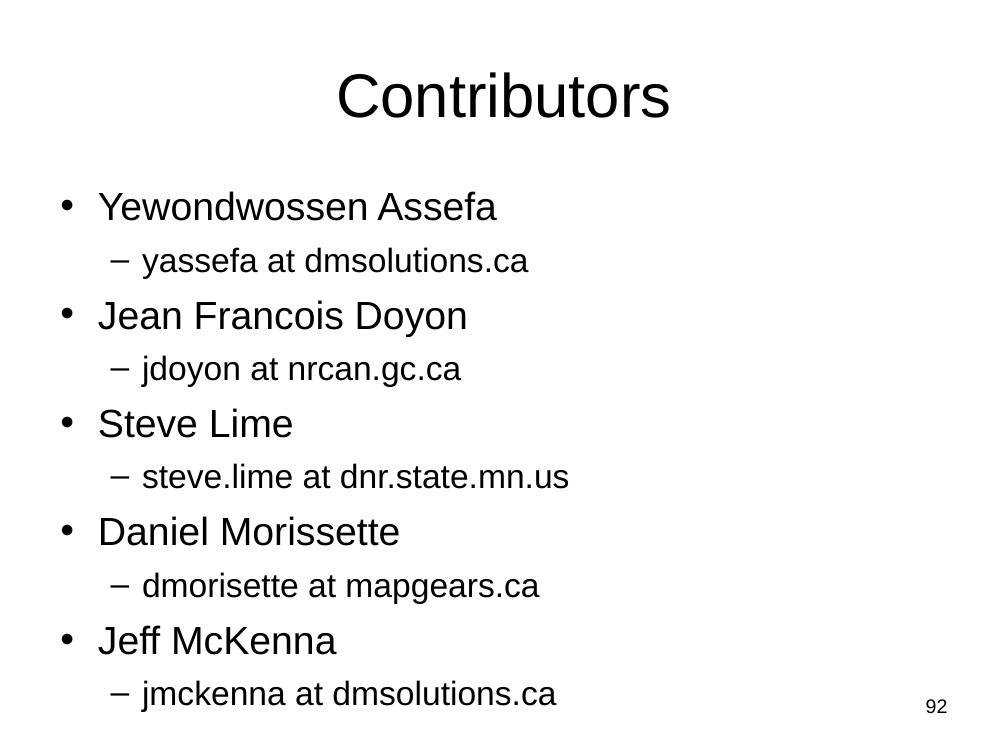
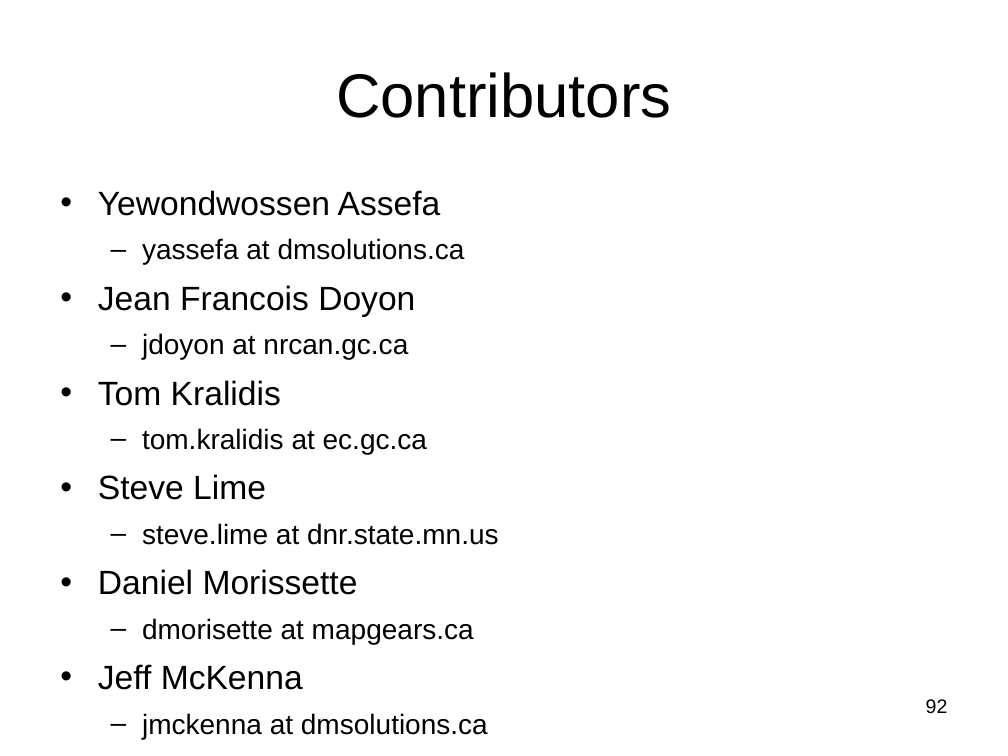
Before and after one commit to MapServer/ms-ogc-workshop, a slide deck: slide 92 of doc/ms_ogc_workshop.ppt. Drawn at 1008x756 pixels with LibreOffice and Linux fonts; fonts in the diff are those of the drawing. Boxes give left, top, right and bottom in pixels: in the first picture for what was removed or moved away, otherwise in the second. Text is boxed around its words. In the diff, an @@ line names an element or a change of style, - is before the commit and + after.

```diff
--- a/doc/ms_ogc_workshop.ppt
+++ b/doc/ms_ogc_workshop.ppt
@@ text at (98,190,499,739): size 28 to 24 pt in "Yewondwossen Assefa", "Jean Francois Doyon", "Steve Lime", "Daniel Morissette" and 1 more places; size 24 to 20 pt in "yassefa at dmsolutions.ca", "jdoyon at nrcan.gc.ca", "steve.lime at dnr.state.mn.us", "dmorisette at mapgears.ca" and 1 more places @@
@@ text at (98,380,427,454): paragraphs added @@
+• Tom Kralidis
+  – tom.kralidis at ec.gc.ca
```
Also in this commit, not shown: 2 other slides changed.
